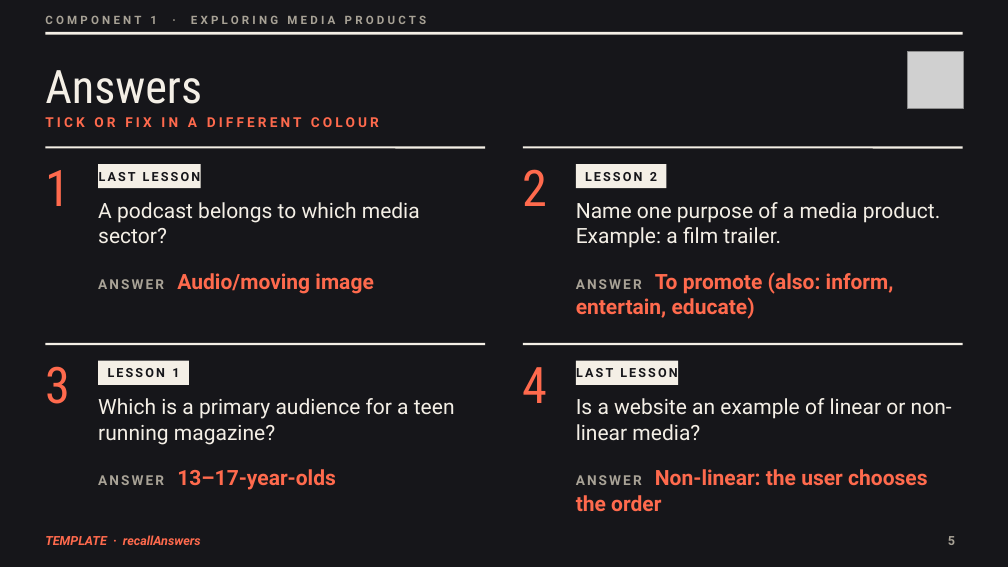
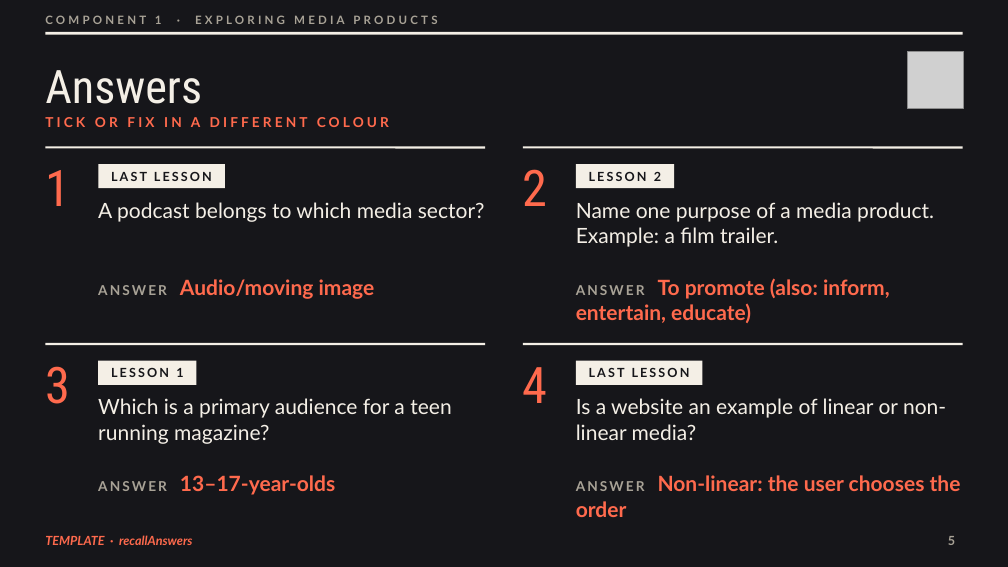
Before and after one commit to OGAComputing/interactive, a slide deck: slide 5 of _presentations/Y10_BTEC_CDM/C1_Deck_Template.pptx. Drawn at 1008x567 pixels with LibreOffice and Linux fonts; fonts in the diff are those of the drawing; grey boxes stand for pictures. Boxes give left, top, right and bottom in pixels: in the first picture for what was removed or moved away, otherwise in the second. Text is boxed around its words. In the diff, an @@ line names an element or a change of style, - is before the commit and + after.

```diff
--- a/_presentations/Y10_BTEC_CDM/C1_Deck_Template.pptx
+++ b/_presentations/Y10_BTEC_CDM/C1_Deck_Template.pptx
@@ font Roboto to Lato in 15 elements at (45,117,389,127), (98,202,485,222), (576,202,934,247), (98,398,451,444), (576,398,946,440), (45,535,193,545), (98,279,375,299), (576,278,890,323), (98,475,335,495), (576,475,961,491), (589,172,661,181), (111,368,183,377), (111,172,212,181), (589,368,690,377), (45,15,437,24) @@
@@ rectangle: place and size @@
-rectangle at (98,164,200,188)
+rectangle at (98,164,225,188)
@@ rectangle: place and size @@
-rectangle at (576,164,667,188)
+rectangle at (576,164,675,188)
@@ rectangle: place and size @@
-rectangle at (98,361,189,385)
+rectangle at (98,361,197,385)
@@ rectangle: place and size @@
-rectangle at (576,361,678,385)
+rectangle at (576,361,703,385)
```
Also in this commit, not shown: 16 other slides changed, 1 slide added, 42 other files.
